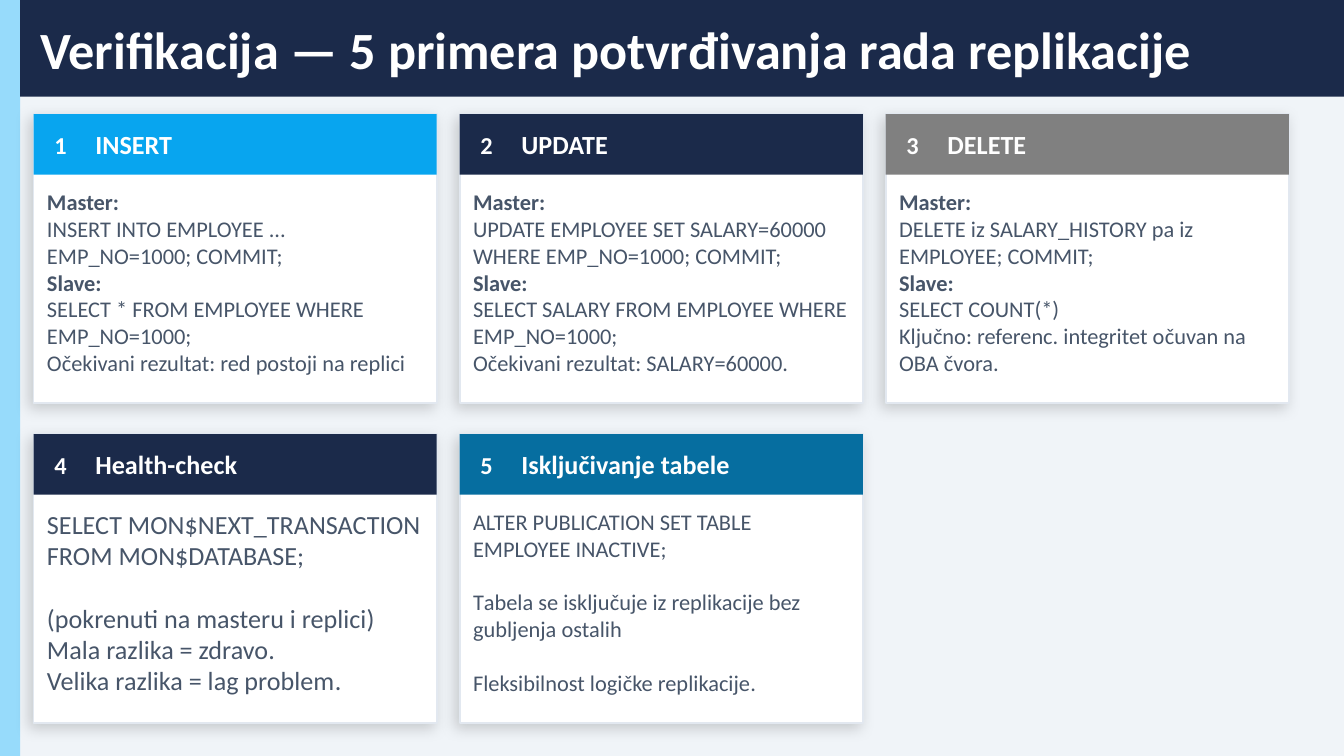
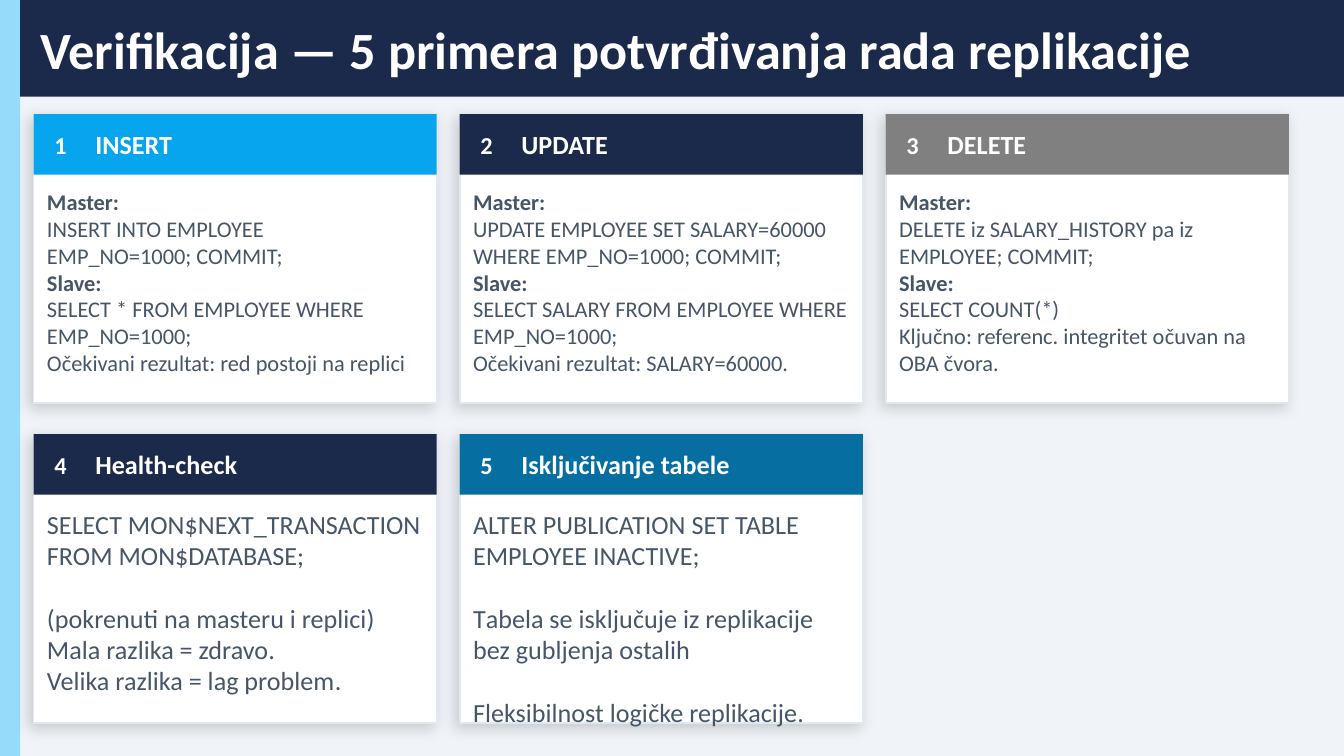
Before and after one commit to jefimija-stamenovic/subp, a slide deck: slide 10 of seminarski-3/Replikacija podataka (replication and mirroring) kod Firebird baze podataka.pptx. Drawn at 1344x756 pixels with LibreOffice and Linux fonts; fonts in the diff are those of the drawing. Boxes give left, top, right and bottom in pixels: in the first picture for what was removed or moved away, otherwise in the second. Text is boxed around its words. In the diff, an @@ line names an element or a change of style, - is before the commit and + after.

```diff
--- a/seminarski-3/Replikacija podataka (replication and mirroring) kod Firebird baze podataka.pptx
+++ b/seminarski-3/Replikacija podataka (replication and mirroring) kod Firebird baze podataka.pptx
@@ text at [47, 222, 282, 267]: text changed @@
-INSERT INTO EMPLOYEE ... EMP_NO=1000; COMMIT;
+INSERT INTO EMPLOYEE
+EMP_NO=1000; COMMIT;
@@ text "ALTER PUBLICATION SET TABLE EMPLOYEE ..." at [473, 517, 813, 727]: size 12 to 14 pt @@
```
Also in this commit, not shown: 2 other slides changed, 8 other files.
